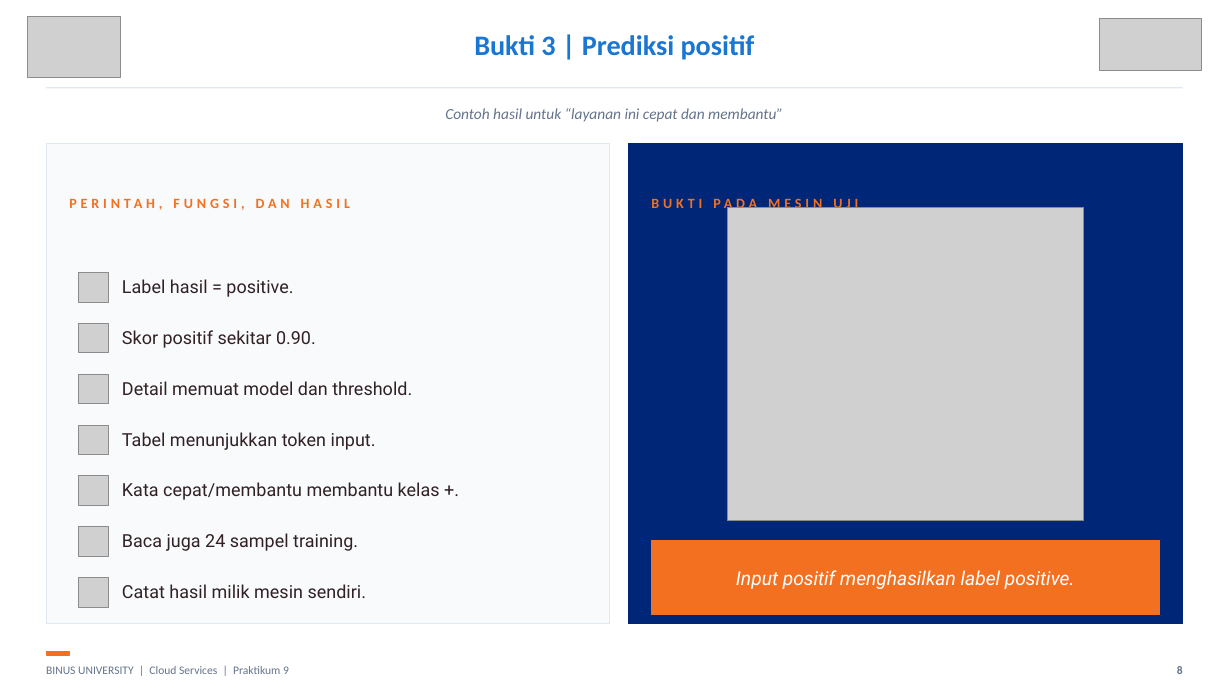
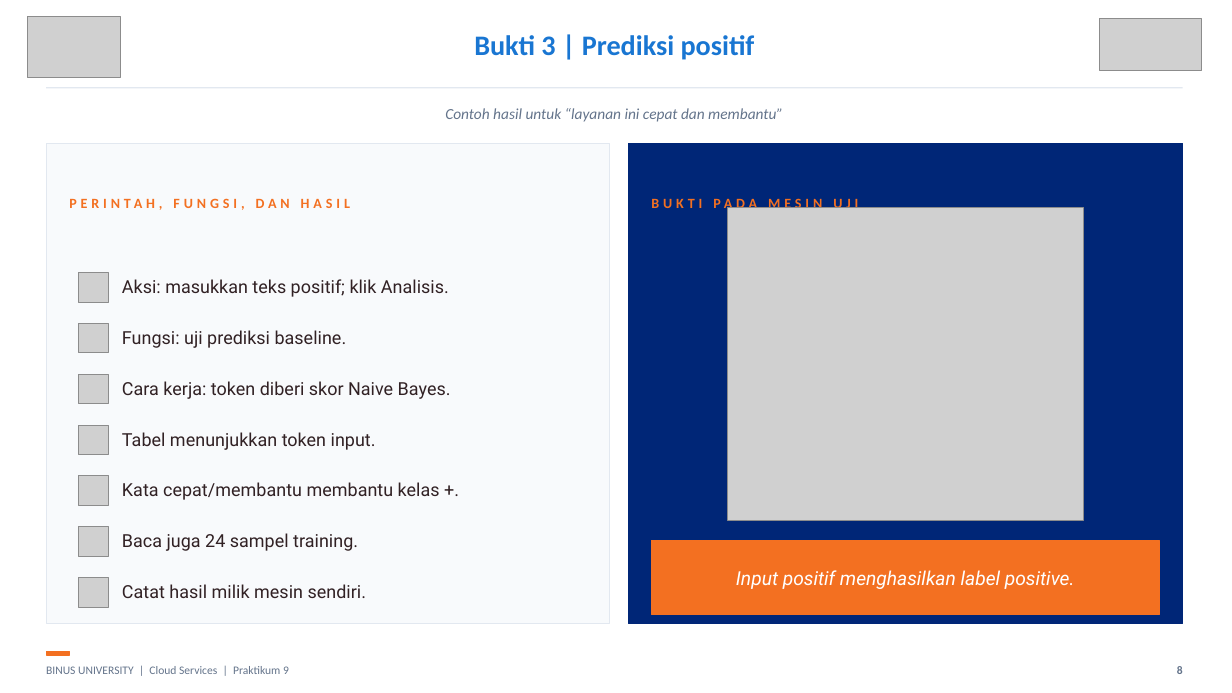
Before and after one commit to SeedFlora/meet9CloudService, a slide deck: slide 8 of slides/LAB09_Gradio_Sentiment_Bukti_Live.pptx. Drawn at 1232x693 pixels with LibreOffice and Linux fonts; fonts in the diff are those of the drawing; grey boxes stand for pictures. Boxes give left, top, right and bottom in pixels: in the first picture for what was removed or moved away, otherwise in the second. Text is boxed around its words. In the diff, an @@ line names an element or a change of style, - is before the commit and + after.

```diff
--- a/slides/LAB09_Gradio_Sentiment_Bukti_Live.pptx
+++ b/slides/LAB09_Gradio_Sentiment_Bukti_Live.pptx
@@ text at [122, 279, 449, 297]: text changed @@
-Label hasil = positive.
+Aksi: masukkan teks positif; klik Analisis.
@@ text at [122, 330, 347, 348]: text changed @@
-Skor positif sekitar 0.90.
+Fungsi: uji prediksi baseline.
@@ text at [122, 381, 451, 399]: text changed @@
-Detail memuat model dan threshold.
+Cara kerja: token diberi skor Naive Bayes.
```
Also in this commit, not shown: 6 other slides changed.
